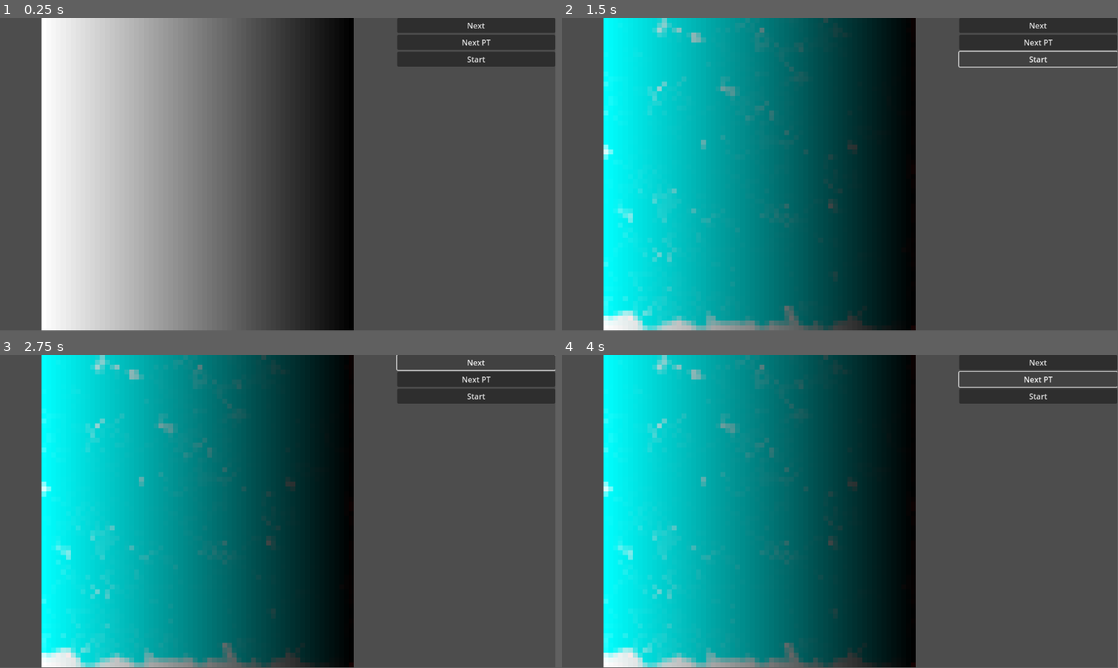
Above: before the commit, frames 1-4 (two rows, left to right).
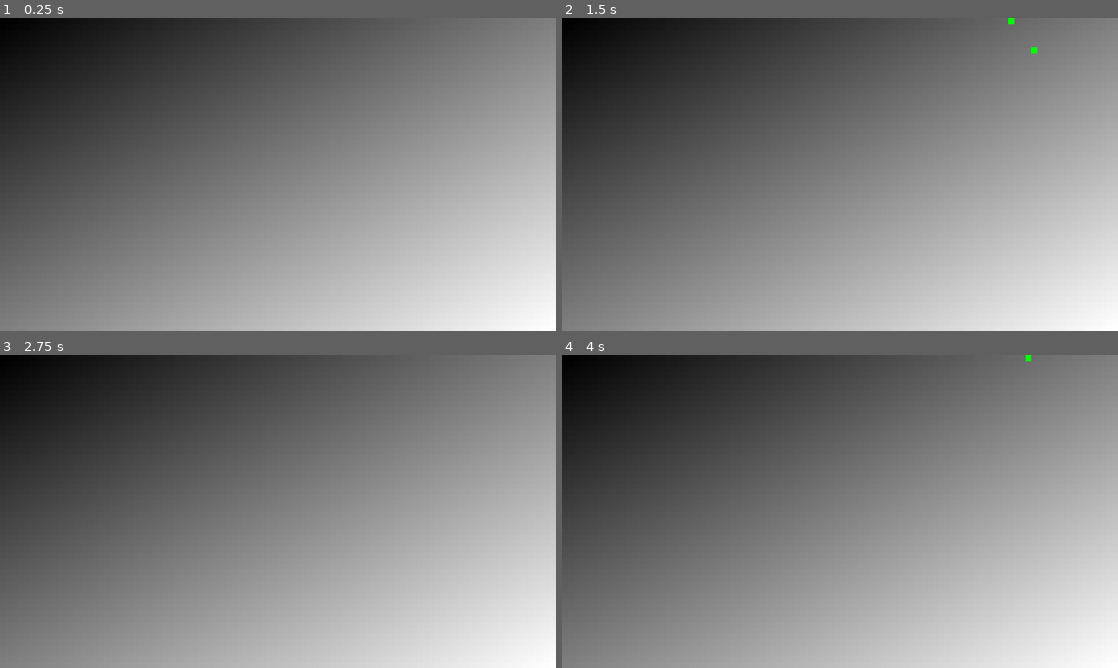
Above: after the commit, the same moments.

Repository: Dams4K/Tipe
Game: Godot game, scene res://move/viewer.tscn
Two runs of this game, one before a commit and one after it. Both use one fixed random seed, a clock stepped at 60 frames per second and the inputs below. Before the commit the project starts from res://erosion/viewer.tscn.
Inputs (mouse positions are in pixels of both pictures, inside the frame that each line leads up to):
- Up to frame 1 (0.25 s): no input
- Up to frame 2 (1.5 s): click (1040, 58) at 0.5 s, where only the run before the commit has a clickable "Start"; click (1040, 58) at 1.25 s, where only the run before the commit has a clickable "Start"
- Up to frame 3 (2.75 s): click (478, 361) at 2 s, where only the run before the commit has a clickable "Next"
- Up to frame 4 (4 s): click (1040, 361) at 2.75 s, where only the run before the commit has a clickable "Next"; click (1040, 380) at 3.5 s, where only the run before the commit has a clickable "Next PT"
In our replay, the window is 799x449 before the commit and 800x450 after it. These sizes can differ from the game's own. Grey fills any space a smaller window leaves; there, only what the larger window draws over its background counts as a difference.

The runs differ from the first frame. In frame 1, 88% of the frame differs, in the area x 0-100%, y 0-100%; in frame 2, 96%; in frame 3, 96%; in frame 4, 96%.

Commit message:
working movement

Diff:
--- a/erosion/erosion_texture2d.gd
+++ b/erosion/erosion_texture2d.gd
@@ -89,6 +89,8 @@
 		(Pxy1 - Pxy) * (1 - uv.x) + (Px1y1 - Px1y) * uv.x
 	)
 
+	#printt(Pxy, Pxy1, Pxy == Pxy1)
+
 	return g
 
 func move_particle(pt: Particle, image: Image):
@@ -101,7 +103,9 @@
 	var h_old = get_image_height(pt.get_pixel_pos(), image)
 
 	var g := get_gradient(pt, image)
+	#print(g)
 	var dir_new := pt.dir * pt.inertia - g * (1 - pt.inertia)
+
 	pt.dir = dir_new
 	pt.move(image)
 
@@ -118,8 +122,11 @@
 
 	var c = max(-h_dif, pt.min_slope) * pt.water * pt.capacity * pt.velocity
 
-	if h_dif > 0 or pt.sediment > c:
+	printt(pt.sediment, h_dif, c, pt.velocity)
+
+	if h_dif >= 0 or pt.sediment > c:
 		var amount_to_depose: float = min(h_dif, pt.sediment) if h_dif > 0 else (pt.sediment - c) * pt.deposition
+		printt(amount_to_depose, min(h_dif, pt.sediment), (pt.sediment - c) * pt.deposition)
 		pt.sediment -= amount_to_depose
 
 		depose(amount_to_depose, pos_old, image)
@@ -128,7 +135,7 @@
 		var amount_to_erode: float = min(-h_dif, (c-pt.sediment) * pt.erosion)
 		erode(amount_to_erode, pos_old, image)
 
-	pt.velocity = sqrt(pt.velocity**2 + h_dif*pt.gravity)
+	pt.velocity = sqrt(max(0, pt.velocity**2 - h_dif*pt.gravity))
 	pt.water *= (1 - pt.evaporation)
 
 	texture = ImageTexture.create_from_image(image)
@@ -138,6 +145,7 @@
 	return image.get_pixelv(pos).r
 
 func depose(amount: float, at: Vector2, image: Image) -> void:
+	print("depose")
 	var pixel_pos := Vector2i(at)
 	#var offset: Vector2 = at - Vector2(pixel_pos)
 	#prints("amount deposed:", amount)
@@ -146,6 +154,7 @@
 	image.set_pixelv(pixel_pos, c)
 
 func erode(amount: float, at: Vector2, image: Image) -> void:
+	print("erode")
 	var at_i := Vector2i(at)
 	for offset in brush_weights.keys():
 		var pos := Vector2i(offset) + at_i
--- a/erosion/viewer.gd
+++ b/erosion/viewer.gd
@@ -2,9 +2,13 @@
 
 @onready var erosion_texture: TextureRect = $ErosionTexture
 
+func _ready() -> void:
+	erosion_texture.texture.current_pt.pos = Vector2i(0, 15)
+	pass
+
 func _on_next_button_pressed() -> void:
 	erosion_texture.texture.next()
-	print(erosion_texture.texture.current_pt.pos)
+	#print(erosion_texture.texture.current_pt.pos)
 
 
 func _on_start_button_pressed() -> void:
--- a/erosion/viewer.tscn
+++ b/erosion/viewer.tscn
@@ -7,15 +7,18 @@
 
 [sub_resource type="GradientTexture2D" id="GradientTexture2D_7wm4a"]
 gradient = SubResource("Gradient_6xiyk")
+width = 16
+height = 16
 fill_from = Vector2(1, 0)
 fill_to = Vector2(0, 0)
+metadata/_snap_enabled = true
 
 [sub_resource type="Texture2D" id="Texture2D_03l6a"]
 resource_local_to_scene = false
 resource_name = ""
 script = ExtResource("2_ufhgh")
 base_texture = SubResource("GradientTexture2D_7wm4a")
-radius = 2.0
+radius = 1.0
 
 [node name="Viewer" type="HBoxContainer"]
 anchors_preset = 15
--- /dev/null
+++ b/move/canvas.gd
@@ -0,0 +1,29 @@
+extends Sprite2D
+
+@export var timer: Timer
+@export var movements: Sprite2D
+
+var droplets: Array[Droplet] = []
+
+func _ready() -> void:
+	var movements_image = Image.create(texture.get_width(), texture.get_height(), false, Image.FORMAT_RGBA8)
+	var movements_image_texture: ImageTexture = ImageTexture.create_from_image(movements_image)
+
+	Droplet.movements_texture = movements_image_texture
+	movements.texture = movements_image_texture
+
+	timer.timeout.connect(update)
+
+func _input(event: InputEvent) -> void:
+	if event is InputEventMouseButton and event.pressed:
+		var droplet = Droplet.new(get_local_mouse_position(), texture)
+		droplets.append(droplet)
+
+func update():
+	var droplets_alive: Array[Droplet] = []
+	for droplet: Droplet in droplets:
+		var is_alive = droplet.move()
+		if is_alive:
+			droplets_alive.append(droplet)
+
+	movements.texture = Droplet.movements_texture
--- /dev/null
+++ b/move/droplet.gd
@@ -0,0 +1,46 @@
+extends Object
+class_name Droplet
+
+static var movements_texture: Texture2D
+
+var position: Vector2 = Vector2.ZERO
+var texture: Texture2D = null
+
+func _init(position: Vector2, texture: Texture2D):
+	self.position = position
+	self.texture = texture
+
+func move() -> bool:
+	var mvt_img = movements_texture.get_image()
+	mvt_img.set_pixelv(position, Color(.0, .0, .0 ,.0))
+
+	var is_alive = false
+
+	if not out_of_bounds():
+		is_alive = true
+		var img = texture.get_image()
+
+		var Pxy : float =  img.get_pixelv(position).r
+		var Px1y: float =  img.get_pixelv(position + Vector2.RIGHT).r
+		var Pxy1: float =  img.get_pixelv(position + Vector2.DOWN).r
+		var Px1y1: float = img.get_pixelv(position + Vector2.ONE).r
+
+		# u = uv.x
+		# v = uv.y
+		# values between [0, 1[
+		var uv: Vector2 = Vector2(0.1, 0.1)
+		var g := Vector2(
+			(Px1y - Pxy) * (1 - uv.y) + (Px1y1 - Pxy1) * uv.y,
+			(Pxy1 - Pxy) * (1 - uv.x) + (Px1y1 - Px1y) * uv.x
+		)
+
+		var dir_new := -g
+		position += dir_new.normalized()
+
+		mvt_img.set_pixelv(position, Color.GREEN)
+
+	movements_texture = ImageTexture.create_from_image(mvt_img)
+	return is_alive
+
+func out_of_bounds() -> bool:
+	return position.x < 0 or position.y < 0 or position.x >= texture.get_width()-1 or position.y >= texture.get_height()-1
--- /dev/null
+++ b/move/texture_rect.gd
@@ -0,0 +1 @@
+extends TextureRect
--- /dev/null
+++ b/move/viewer.gd
@@ -0,0 +1 @@
+extends Node2D
--- /dev/null
+++ b/move/viewer.tscn
@@ -0,0 +1,34 @@
+[gd_scene load_steps=5 format=3 uid="uid://dnovpbdeenuuh"]
+
+[ext_resource type="Script" uid="uid://b1wv0d5umfkew" path="res://move/viewer.gd" id="1_pr5dc"]
+[ext_resource type="Script" uid="uid://cyrd3ld6bnjje" path="res://move/canvas.gd" id="2_44i43"]
+
+[sub_resource type="Gradient" id="Gradient_ou7mo"]
+
+[sub_resource type="GradientTexture2D" id="GradientTexture2D_pr5dc"]
+gradient = SubResource("Gradient_ou7mo")
+width = 96
+height = 54
+fill_to = Vector2(1, 1)
+metadata/_snap_enabled = true
+
+[node name="Viewer" type="Node2D"]
+script = ExtResource("1_pr5dc")
+
+[node name="Canvas" type="Sprite2D" parent="." node_paths=PackedStringArray("timer", "movements")]
+texture = SubResource("GradientTexture2D_pr5dc")
+centered = false
+script = ExtResource("2_44i43")
+timer = NodePath("../Timer")
+movements = NodePath("../Movements")
+
+[node name="Movements" type="Sprite2D" parent="."]
+centered = false
+
+[node name="Camera2D" type="Camera2D" parent="."]
+anchor_mode = 0
+zoom = Vector2(12, 12)
+
+[node name="Timer" type="Timer" parent="."]
+wait_time = 0.1
+autostart = true
--- a/project.godot
+++ b/project.godot
@@ -11,9 +11,13 @@
 [application]
 
 config/name="Erosion2"
-run/main_scene="res://erosion/viewer.tscn"
+run/main_scene="uid://dnovpbdeenuuh"
 config/features=PackedStringArray("4.4", "Forward Plus")
 config/icon="res://icon.svg"
+
+[display]
+
+window/stretch/mode="canvas_items"
 
 [rendering]
 
Binary file added: img.png
Not shown, added: img.png.import
Not shown, added: move/canvas.gd.uid
Not shown, added: move/droplet.gd.uid
Not shown, added: move/texture_rect.gd.uid
Not shown, added: move/viewer.gd.uid
